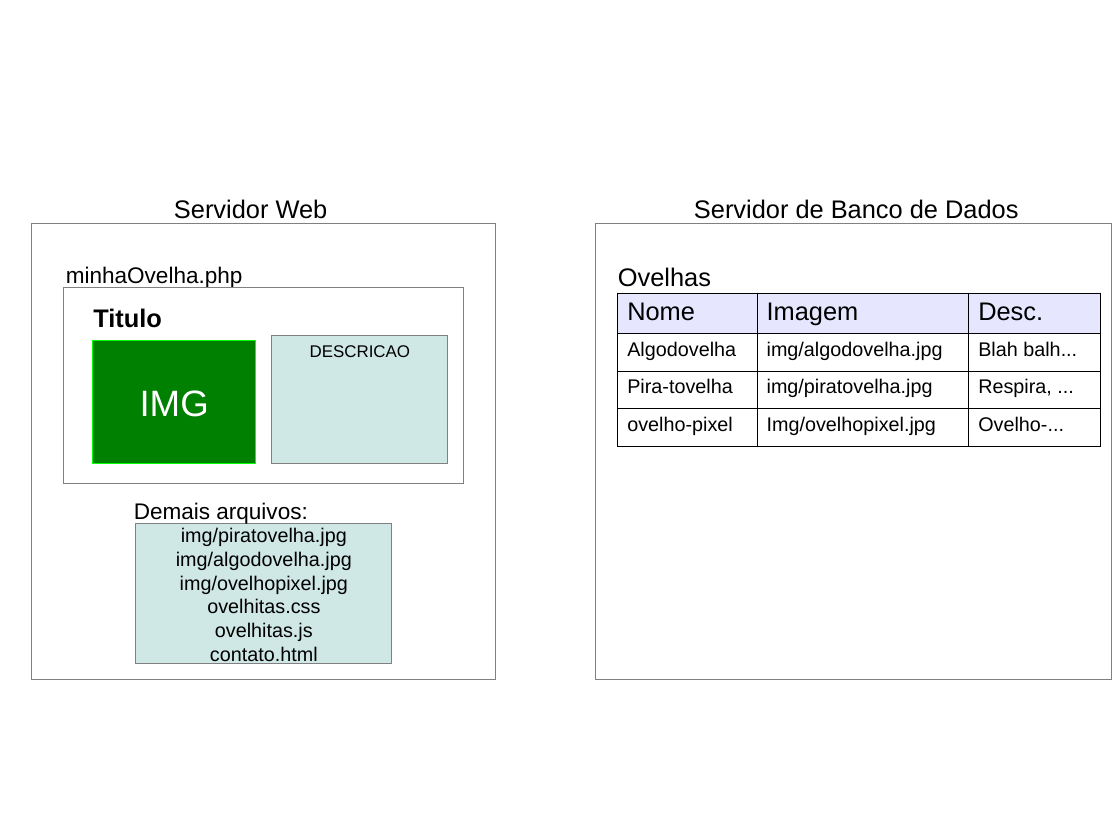
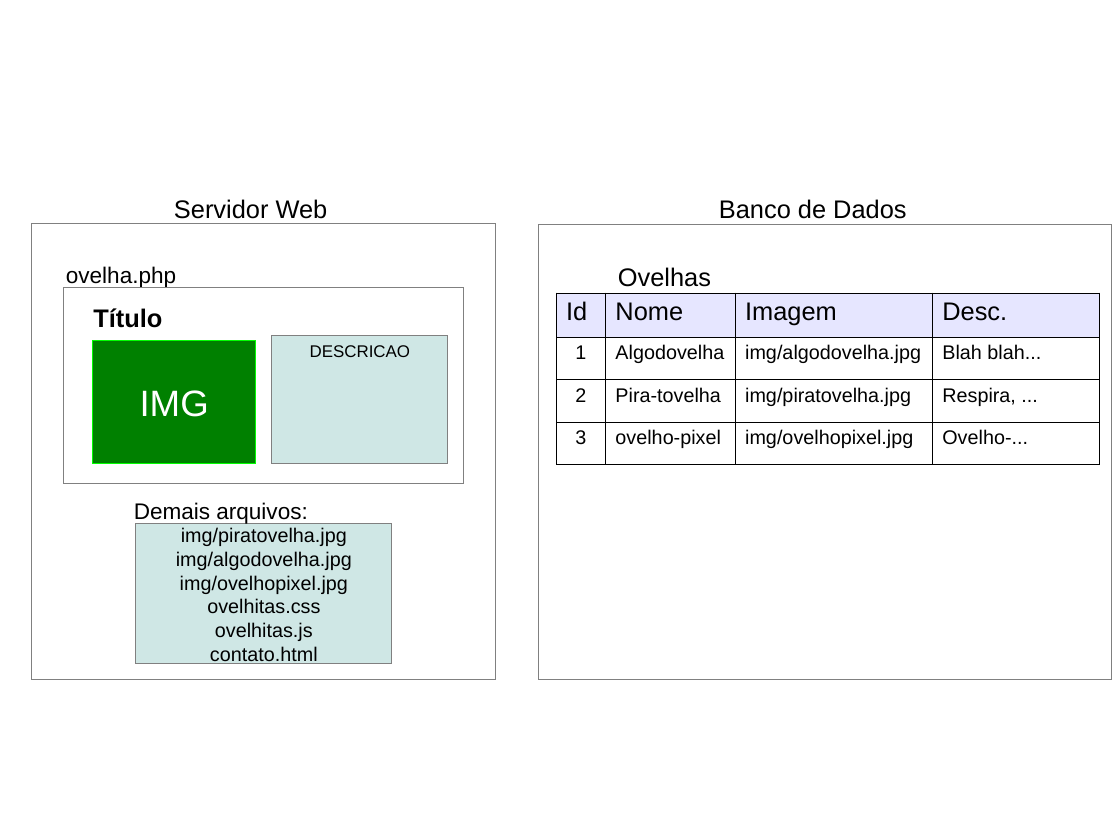
Before and after one commit to fegemo/cefet-front-end, a slide deck: slide 2 of classes/php1/pag-dinamica-e-estatica.odp. Drawn at 1120x840 pixels with LibreOffice and Linux fonts; fonts in the diff are those of the drawing. Boxes give left, top, right and bottom in pixels: in the first picture for what was removed or moved away, otherwise in the second. Text is boxed around its words. In the diff, an @@ line names an element or a change of style, - is before the commit and + after.

```diff
--- a/classes/php1/pag-dinamica-e-estatica.odp
+++ b/classes/php1/pag-dinamica-e-estatica.odp
@@ text at (x1=719, y1=199, x2=906, y2=219): text changed @@
-Servidor de Banco de Dados
+Banco de Dados
@@ rectangle resized from (x1=597, y1=224, x2=1113, y2=680) to (x1=539, y1=225, x2=1112, y2=681) @@
@@ text at (x1=66, y1=266, x2=176, y2=288): text changed @@
-minhaOvelha.php
+ovelha.php
@@ table at (x1=556, y1=293, x2=1101, y2=464) @@
+column 1: Id | 1 | 2 | 3
-column 3, row 4: Img/ovelhopixel.jpg
+column 3, row 4: img/ovelhopixel.jpg
-column 4, row 2: Blah balh...
+column 4, row 2: Blah blah...
@@ table resized from (x1=618, y1=293, x2=1101, y2=444) to (x1=556, y1=293, x2=1101, y2=464) @@
@@ text at (x1=93, y1=308, x2=162, y2=328): text changed @@
-Titulo
+Título
```
Also in this commit, not shown: 3 other slides changed, 1 slide added, 7 other files.
